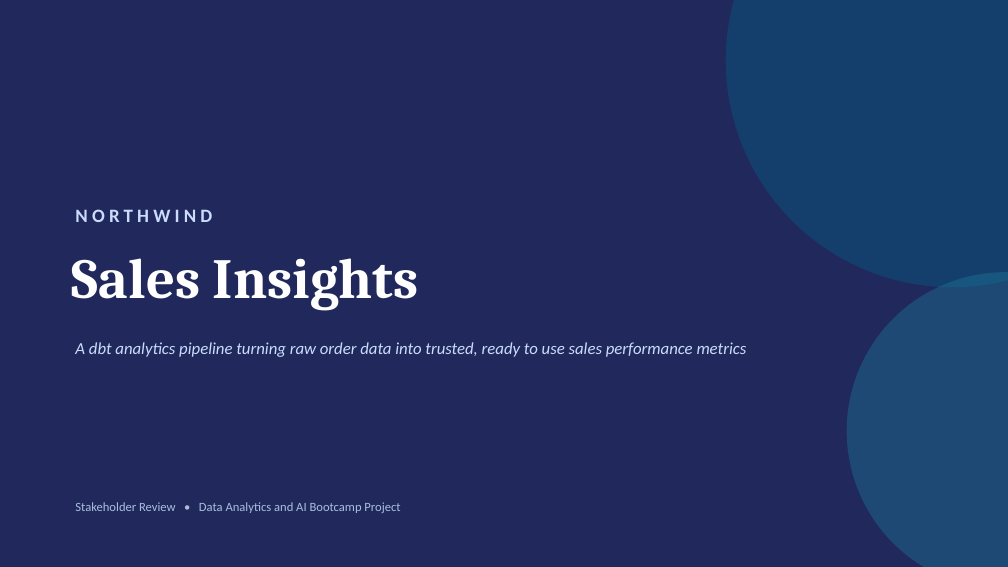
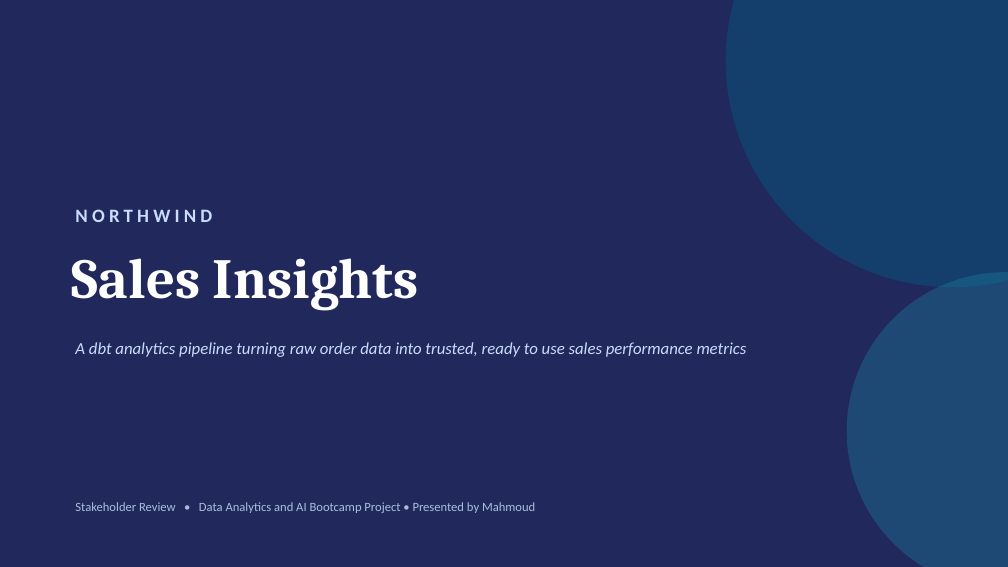
Before and after one commit to Simba90m/dbt_project_mahmoud, a slide deck: slide 1 of models/northwind/docs/Northwind_Sales_Insights.pptx. Drawn at 1008x567 pixels with LibreOffice and Linux fonts; fonts in the diff are those of the drawing. Boxes give left, top, right and bottom in pixels: in the first picture for what was removed or moved away, otherwise in the second. Text is boxed around its words. In the diff, an @@ line names an element or a change of style, - is before the commit and + after.

Commit message:
update presentation

```diff
--- a/models/northwind/docs/Northwind_Sales_Insights.pptx
+++ b/models/northwind/docs/Northwind_Sales_Insights.pptx
@@ text at <box>75,502,535,513</box>: text changed @@
-Stakeholder Review • Data Analytics and AI Bootcamp Project
+Stakeholder Review • Data Analytics and AI Bootcamp Project • Presented by Mahmoud
```
